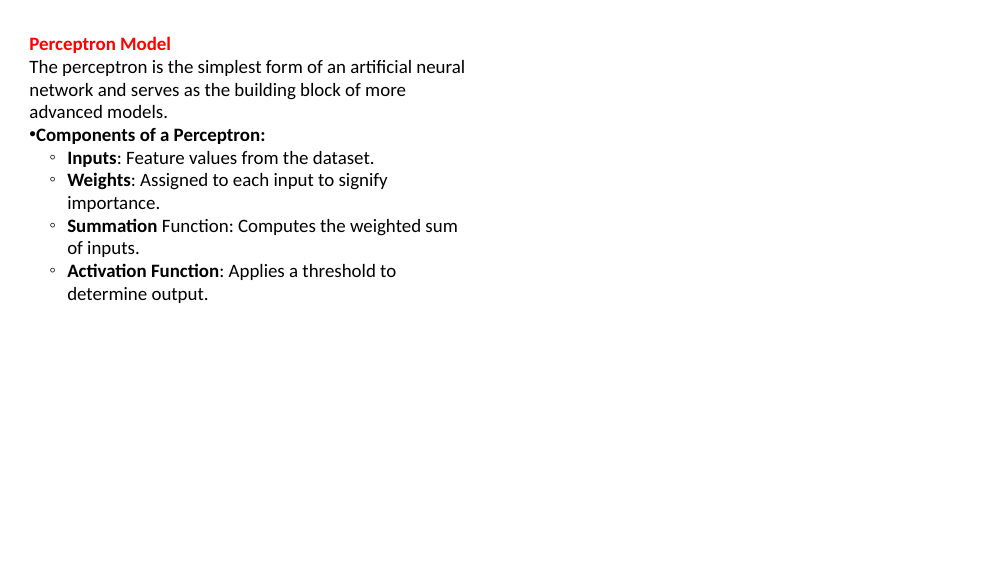
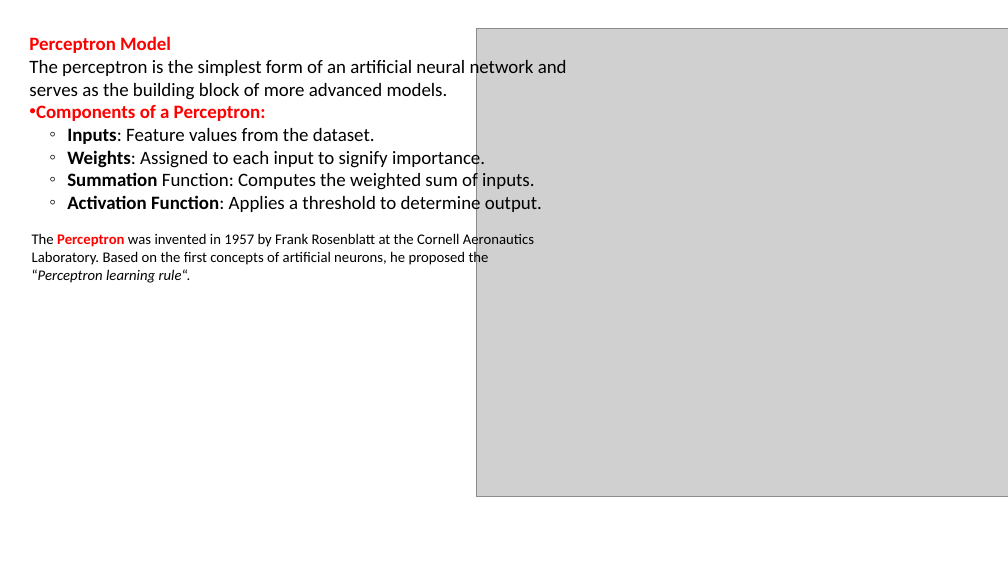
Before and after one commit to shahil04/ds_materials, a slide deck: slide 15 of 9.Deep_learning/class_1_module_9_deep learning__introduction.pptx. Drawn at 1008x567 pixels with LibreOffice and Linux fonts; fonts in the diff are those of the drawing; grey boxes stand for pictures. Boxes give left, top, right and bottom in pixels: in the first picture for what was removed or moved away, otherwise in the second. Text is boxed around its words. In the diff, an @@ line names an element or a change of style, - is before the commit and + after.

```diff
--- a/9.Deep_learning/class_1_module_9_deep learning__introduction.pptx
+++ b/9.Deep_learning/class_1_module_9_deep learning__introduction.pptx
@@ picture added at [477, 28, 1008, 497] @@
@@ text at [36, 105, 266, 121]: text colour #000000 to #FF0000 in "Components of a Perceptron:" @@
@@ text added at [32, 232, 534, 283], 14 pt, text #000000 @@
+The Perceptron was invented in 1957 by Frank Rosenblatt at the Cornell Aeronautics Laboratory. Based on the first concepts of artificial neurons, he proposed the “Perceptron learning rule“.
```
Also in this commit, not shown: 6 other slides changed, 2 slides added, 13 slides removed, 26 other files.
